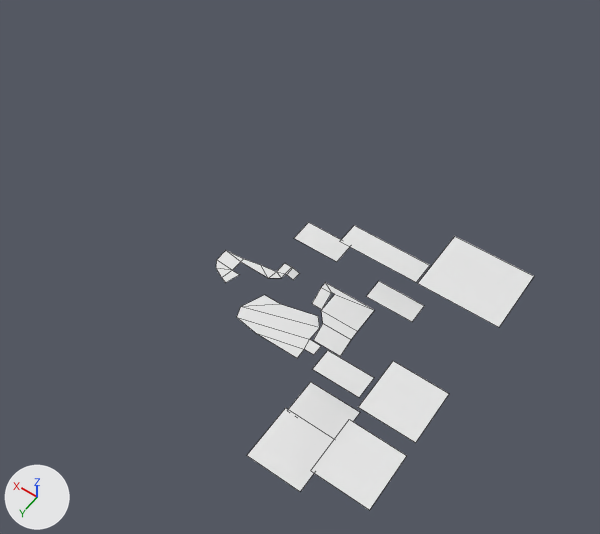
An edit to the FBX model Steel Heel Jam/Assets/Art/Meshes/Powerhouse/SM_Tile_01.fbx, drawn before and after from the same camera.
Before and after are seen from a camera (50 mm lens) standing at (-128.0, 144.0, 281.0) and looking at (-14.0, -16.0, 28.0). The lights are fixed; the arrows at lower left show +X, +Y and +Z. Mesh edges are drawn as thin lines.

The older version as bpy lines, for what is in view:
```python
me_plane_005 = bpy.data.meshes.new('Plane.005')
me_plane_005.from_pydata(...)  # 82 vertices, 33 faces; spans x -92.0..28.3, y -47.2..56.2, z 3.5..49.4
me_plane_005.materials.append(mat_m_tile_01)  # white #e7e7e7
ob_sm_tile_01 = bpy.data.objects.new('SM_Tile_01', me_plane_005)
ob_sm_tile_01.location = (0.0, 0.0, 0.0)
```
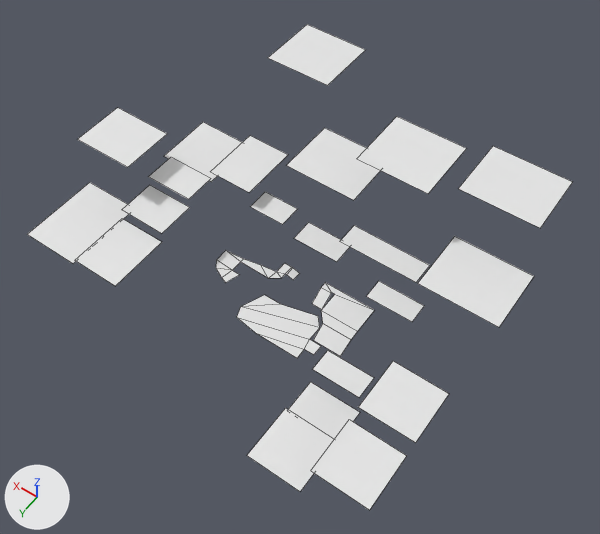
What changed in the scene script:
```text
Change me_plane_005:
    where me_plane_005.from_pydata(...)  # 82 vertices, 33 faces; spans x -92.0..28.3, y -47.2..56.2, z 3.5..49.4
    used by ob_sm_tile_01; location = (0.0, 0.0, 0.0)
    verts and faces of me_plane_005; kept vertices keep their numbers, new ones are numbered from 82
    me_plane_005 part 1: the loose piece of 4 vertices spanning x -92.0..-60.5, y -47.2..-20.8, z 49.4 is copied, and the copy is moved by (4.5, -31.7, 17.6); it spans x -87.4..-56.0, y -78.9..-52.5, z 67.0
    me_plane_005 part 2: the loose piece of 4 vertices spanning x -92.0..-60.5, y -47.2..-20.8, z 49.4 is copied, and the copy is moved by (70.9, -19.9, 0.0); it spans x -21.0..10.4, y -67.1..-40.7, z 49.4
    me_plane_005 part 3
    add verts[82] = (41.0, -15.6, 32.9)  # pixel (188, 199)
    add verts[83] = (41.0, -30.0, 32.9)  # pixel (211, 178)
    add verts[84] = (41.0, 1.5, 28.1)  # pixel (161, 233)
    add verts[85] = (41.0, -15.6, 28.1)  # pixel (189, 207)
    add verts[86] = (41.1, 29.3, 23.5)  # pixel (115, 286)
    add verts[87] = (41.1, 2.2, 23.5)  # pixel (162, 241)
    add for new, old in zip([*range(88, 94)], [*range(82, 88)]): verts[new] = verts[old] + (21.7, 0.0, 0.0)
    add verts[94] = (-50.0, -68.5, 70.6)  # pixel (466, 148)
    add verts[95] = (-50.0, -41.1, 70.6)  # pixel (428, 193)
    add verts[96] = (12.2, -98.6, 67.6)  # pixel (365, 49)
    add verts[97] = (12.2, -71.1, 67.6)  # pixel (327, 85)
    add for new, old in zip([*range(98, 102)], [*range(94, 98)]): verts[new] = verts[old] + (29.3, 0.0, 0.0)
    add verts[102] = (42.6, -57.8, 28.6)
    add verts[103] = (42.6, -31.4, 28.6)  # pixel (211, 181)
    add verts[104] = (64.1, -6.5, 20.7)
    add verts[105] = (64.1, 29.6, 20.7)  # pixel (73, 263)
    add for new, old in zip([*range(106, 110)], [*range(102, 106)]): verts[new] = verts[old] + (26.3, 0.0, 0.0)
    add verts[110] = (21.2, -30.1, 28.3)  # pixel (250, 206)
    add verts[111] = (21.2, -40.4, 28.3)  # pixel (265, 191)
    add verts[112] = (4.7, -40.4, 28.3)  # pixel (297, 208)
    add verts[113] = (4.7, -30.1, 28.3)  # pixel (282, 224)
    add verts[114] = (41.1, -30.1, 36.6)  # pixel (210, 171)
    add verts[115] = (41.1, -56.5, 36.6)  # pixel (250, 135)
    add verts[116] = (21.1, -56.5, 36.6)  # pixel (288, 154)
    add verts[117] = (21.1, -30.1, 36.6)  # pixel (249, 192)
    add verts[118] = (62.7, -6.3, 45.9)  # pixel (127, 167)
    add verts[119] = (90.4, -6.3, 45.9)  # pixel (77, 139)
    add verts[120] = (90.4, -30.0, 45.9)  # pixel (117, 107)
    add verts[121] = (62.7, -30.0, 45.9)  # pixel (167, 133)
    add faces += [(94, 98, 99, 95), (110, 113, 112, 111), (114, 117, 116, 115), (96, 100, 101, 97), (82, 83, 89, 88), (102, 106, 107, 103)]
    add faces += [(84, 85, 91, 90), (86, 87, 93, 92), (104, 108, 109, 105), (118, 121, 120, 119)]
```

What differs and where, as boxes (x1, y1, x2, y2) in the pictures (600 x 534 px):
'SM_Tile_01', reshaped (71% wider, 69% taller)
    before: (216, 223, 534, 510)
    after: (27, 24, 572, 510)
part 1 of me_plane_005, added
    after: (458, 146, 572, 228)
part 2 of me_plane_005, added
    after: (286, 128, 381, 200)
part 3 of me_plane_005, added
    after: (27, 24, 466, 286)
